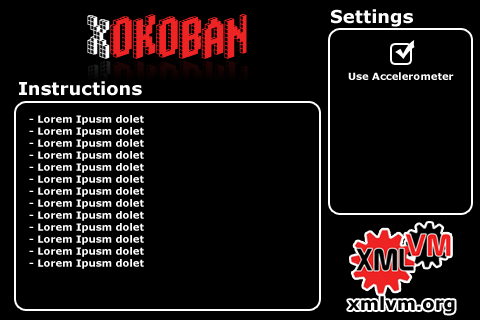
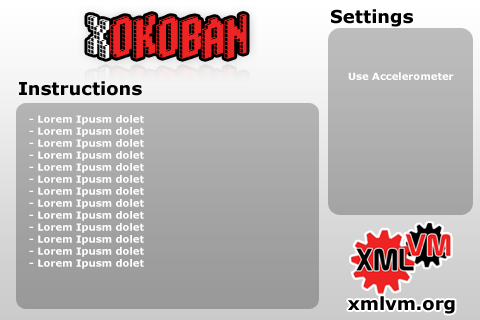
Comparing the layer stacks of the two 480 x 320 images. Changes:
removed layer "Form 4" from group "Info/Settings" over [395, 40, 415, 59]
added layer "Ebene 2" (19%) in group "Info/Settings" over [82, 58, 254, 83]
hid "Xokoban Kopie 2" over [88, 61, 248, 83]
removed layer "Form 3" from group "Info/Settings" over [392, 45, 410, 63]
"Form 2": opacity 100% → 25% over [330, 30, 471, 213]
painted on "Settings" over [331, 9, 413, 27]
"Form 1": opacity 100% → 25% over [16, 103, 319, 309]
painted on "Instructions" over [19, 81, 142, 96]
